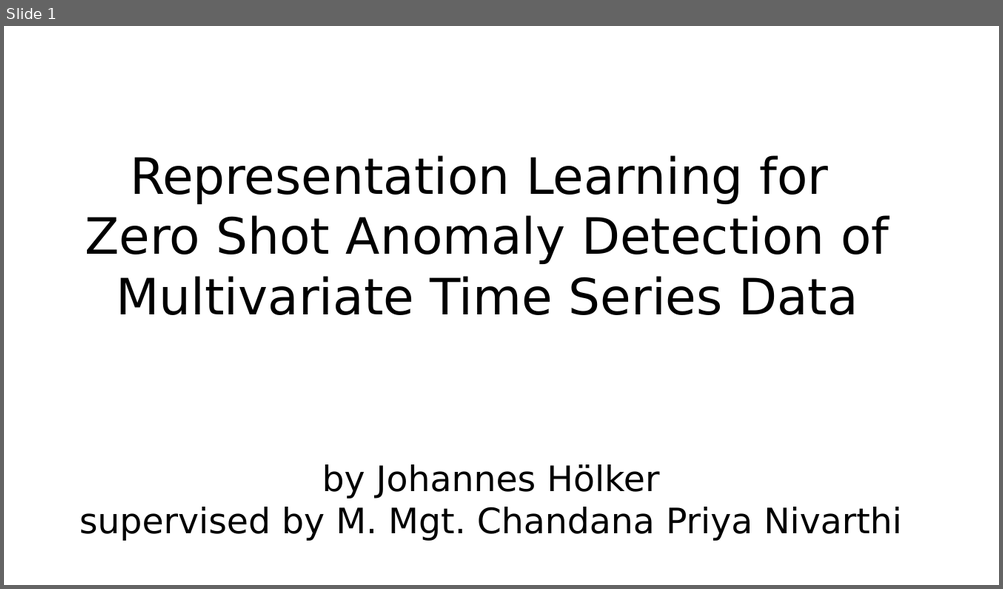
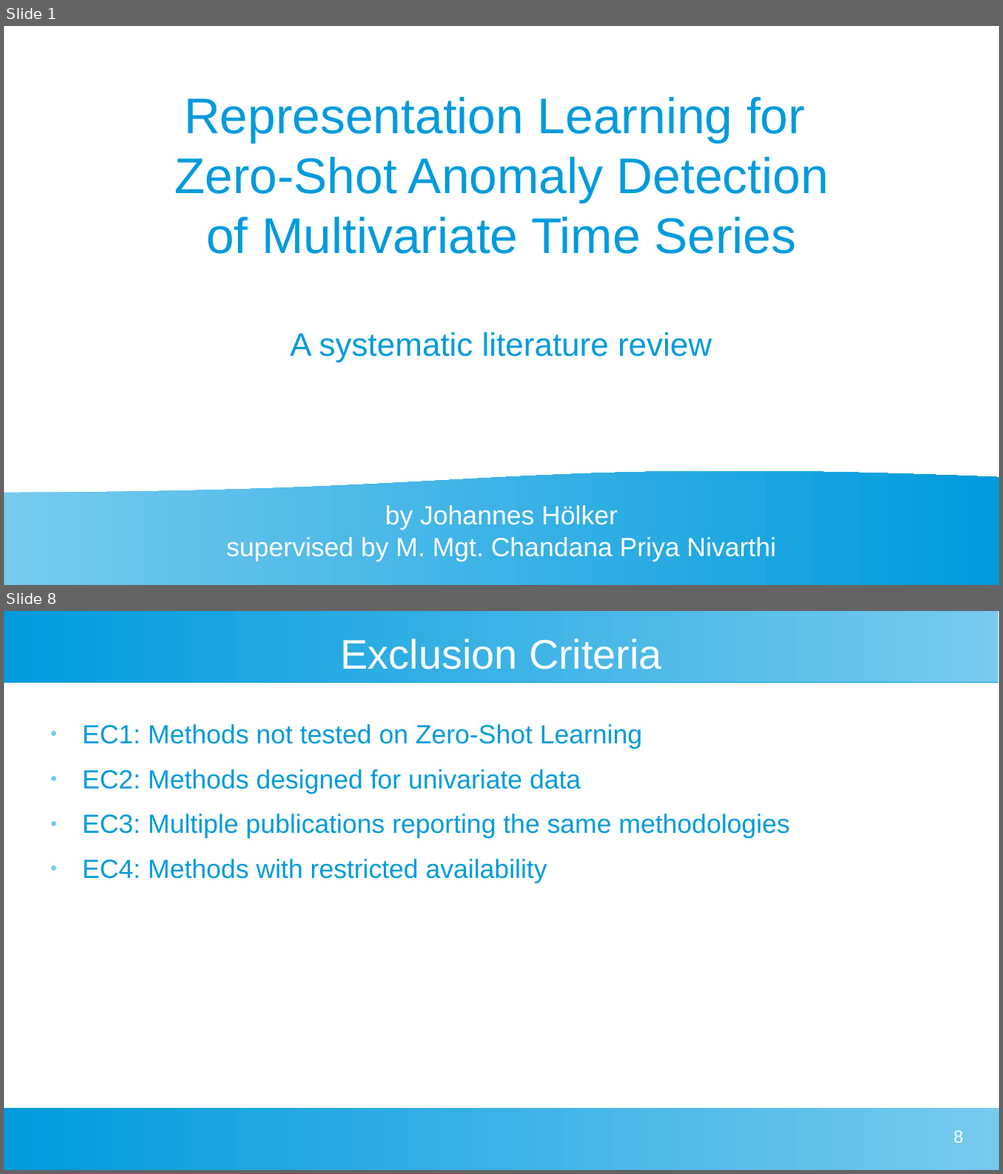
Before and after one commit to johanneshoelker/Smart-Systems-Paper, a slide deck: Presentation/Kolloq.odp. Shown one above the other, each under a label of ours: slide 1 before the commit, slides 1 and 8 after it; the slides between them are not shown. The pictures are 1003x589 and 1003x1174 pixels, drawn with LibreOffice and Linux fonts; fonts in the diff are those of the drawing. Boxes give left, top, right and bottom in pixels: in the first picture for what was removed or moved away, otherwise in the second. Text is boxed around its words. In the diff, an @@ line names an element or a change of style, - is before the commit and + after.

```diff
--- a/Presentation/Kolloq.odp
+++ b/Presentation/Kolloq.odp
@@ slide 8 added at (x1=4, y1=611, x2=999, y2=1170), background #FFFFFF @@
@@ rectangle added at (x1=4, y1=611, x2=999, y2=682), fill gradient #77CAEE to #75C9EE to #73C9ED to #71C8ED to #6FC7ED to #6EC6ED @@
@@ title added at (x1=341, y1=638, x2=662, y2=669), 33 pt, text #FFFFFF @@
+Exclusion Criteria
@@ text added at (x1=82, y1=724, x2=789, y2=883), 21 pt, text #009BDD @@
+● EC1: Methods not tested on Zero-Shot Learning
+● EC2: Methods designed for univariate data
+● EC3: Multiple publications reporting the same methodologies
+● EC4: Methods with restricted availability
@@ rectangle added at (x1=4, y1=1108, x2=999, y2=1170), fill gradient #77CAEE to #75C9EE to #73C9ED to #71C8ED to #6FC7ED to #6EC6ED @@
@@ page number added at (x1=953, y1=1130, x2=963, y2=1143), 14 pt, text #FFFFFF @@
+8
@@ slide 1 changed as well @@
@@ subtitle at (x1=174, y1=97, x2=828, y2=363): text changed; font DejaVu Sans to Arial; text colour #000000 to #009BDD @@
-Representation Learning for
-Zero Shot Anomaly Detection of Multivariate Time Series Data
+Representation Learning for
+Zero-Shot Anomaly Detection
+of Multivariate Time Series
+A systematic literature review
@@ flow chart document added at (x1=4, y1=470, x2=999, y2=585), fill gradient #77CAEE to #75C9EE to #73C9ED to #71C8ED to #6FC7ED to #6EC6ED @@
@@ title "by Johannes Hölker" moved from (x1=79, y1=465, x2=902, y2=541) to (x1=226, y1=506, x2=775, y2=562) @@
@@ title "by Johannes Hölker" at (x1=226, y1=506, x2=775, y2=562): size 28 to 21 pt, font DejaVu Sans to Arial, text colour #000000 to #FFFFFF @@
```
Also in this commit, not shown: 10 other slides added, 2 slides removed, 1 other file.
